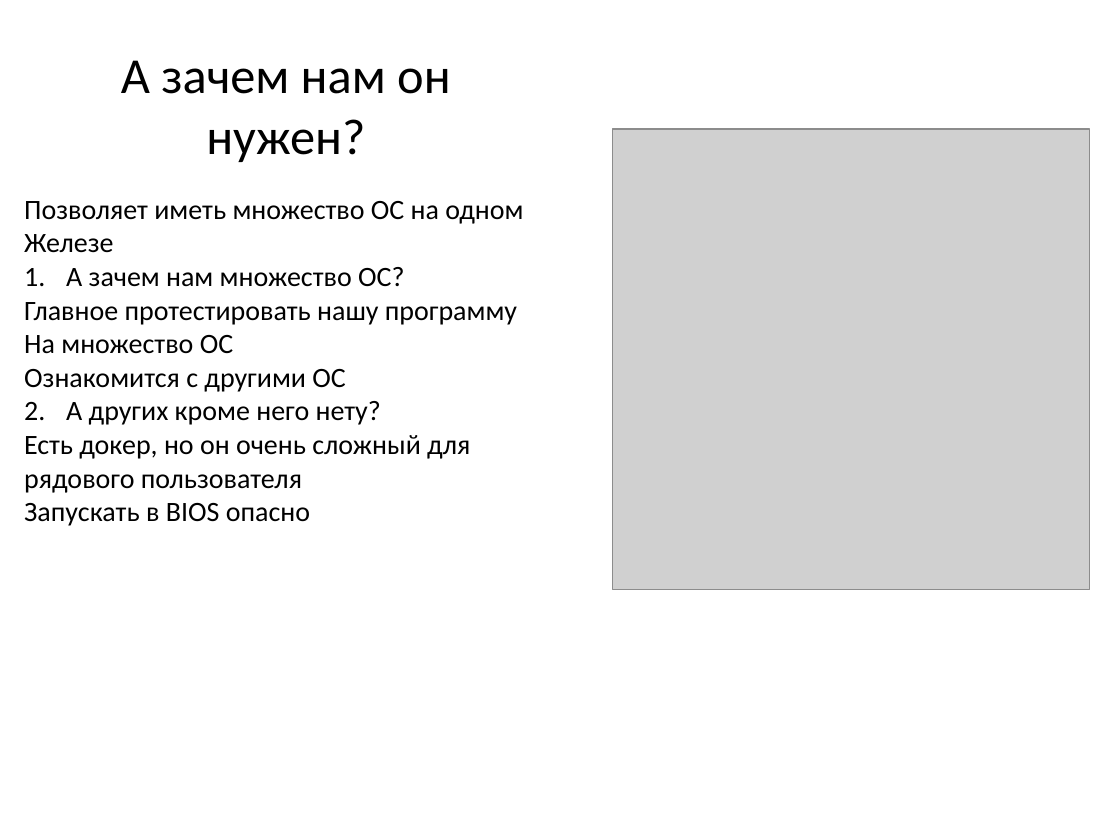
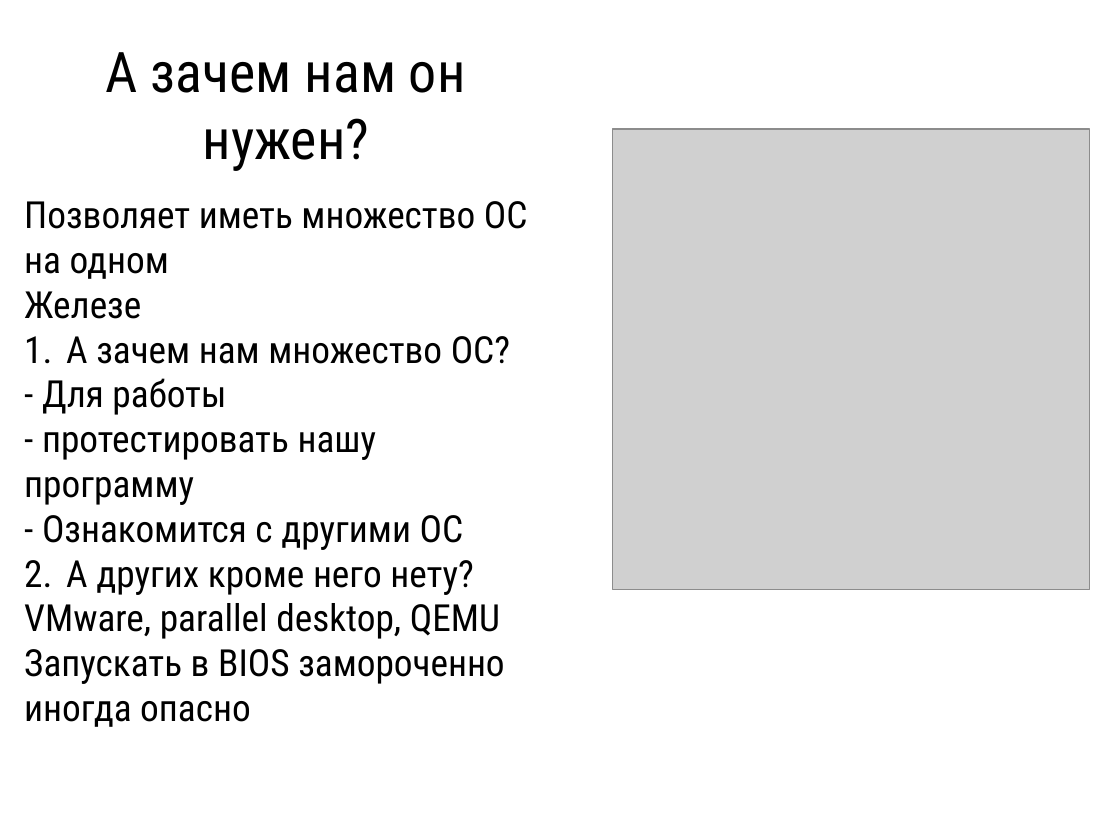
Before and after one commit to adilet-web-dev/university, a slide deck: slide 9 of Virtual Box.pptx (slide 3 before the commit). Drawn at 1120x840 pixels with LibreOffice and Linux fonts; fonts in the diff are those of the drawing; grey boxes stand for pictures. Boxes give left, top, right and bottom in pixels: in the first picture for what was removed or moved away, otherwise in the second. Text is boxed around its words. In the diff, an @@ line names an element or a change of style, - is before the commit and + after.

```diff
--- a/Virtual Box.pptx
+++ b/Virtual Box.pptx
@@ title "А зачем нам он нужен?" at (106, 52, 466, 171): size 32.4 to 36 pt, font Calibri to Roboto Condensed @@
@@ text at (24, 201, 528, 595): size 18 to 24 pt, font Calibri to Roboto Condensed in "Позволяет иметь множество ОС на одном", "Железе", "А зачем нам множество ОС?", "А других кроме него нету?" @@
@@ text at (24, 378, 464, 550): text changed; size 18 to 24 pt; font Calibri to Roboto Condensed @@
-Главное протестировать нашу программу
-На множество ОС
-Ознакомится с другими ОС
+- Для работы
+- протестировать нашу программу
+- Ознакомится с другими ОС
@@ text at (24, 603, 504, 727): text changed; size 18 to 24 pt; font Calibri to Roboto Condensed @@
-Есть докер, но он очень сложный для рядового пользователя
-Запускать в BIOS опасно
+VMware, parallel desktop, QEMU
+Запускать в BIOS замороченно иногда опасно
```
Also in this commit, not shown: 2 other slides changed, 6 slides added, 5 slides removed.
